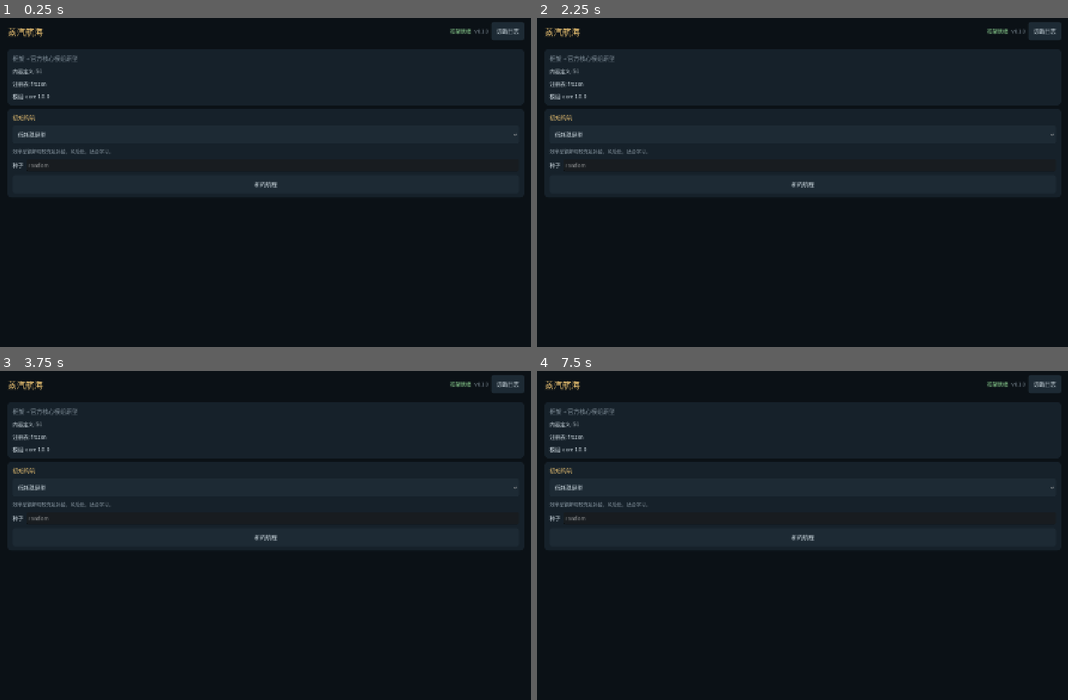
Above: before the commit, frames 1-4 (two rows, left to right).
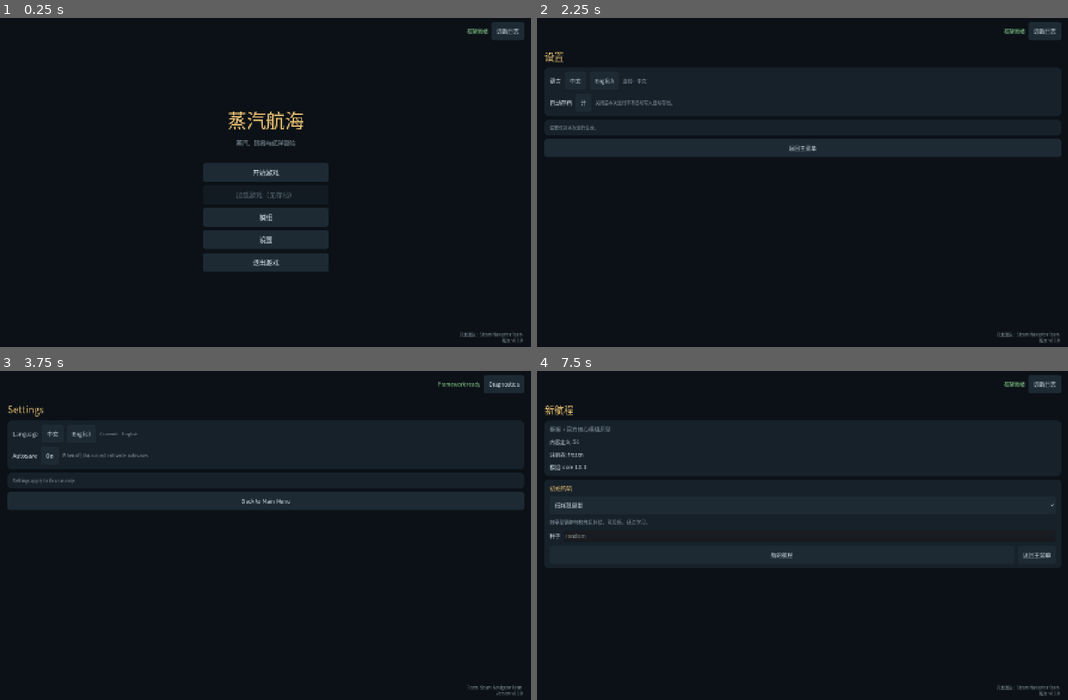
Above: after the commit, the same moments.

Repository: xs-www/SteamNavigator
Game: Godot game, scene res://framework/ui/shell/main.tscn
Same seed, same stepped clock (60 frames per second), same inputs: the game is played once before the commit and once after it.
Inputs (mouse positions are in pixels of both pictures, inside the frame that each line leads up to):
- Up to frame 1 (0.25 s): no input
- Up to frame 2 (2.25 s): click (802, 215) at 0.5 s, where only the run after the commit has a clickable "模组"; click (563, 149) at 1.25 s, where only the run after the commit has a clickable "返回主菜单"; click (802, 238) at 2 s, where only the run after the commit has a clickable "设置"
- Up to frame 3 (3.75 s): click (37, 433) at 2.75 s, where only the run after the commit has a clickable "中文"; click (69, 433) at 3.5 s, where only the run after the commit has a clickable "English"
- Up to frame 4 (7.5 s): click (590, 433) at 4.25 s, where only the run after the commit has a clickable "中文"; click (584, 456) at 5 s, where only the run after the commit has a clickable "开"; click (584, 456) at 5.75 s, where only the run after the commit has a clickable "关"; click (802, 499) at 6.5 s, where only the run after the commit has a clickable "返回主菜单"; click (802, 525) at 7.25 s, where only the run after the commit has a clickable "开始游戏"

The runs differ from the first frame. In frame 1, 15% of the frame differs, in the area x 1-99%, y 3-99%; in frame 2, 8.2%; in frame 3, 8.2%; in frame 4, 6.2%.

Commit message:
feat(ui): add main menu with mods, settings and footer credits
Adds a start menu with Start Game, Load Game, Mods, Settings and Quit, plus fixed bottom-right team/version credits. New-game setup moves behind Start Game, the mods page lists loaded mods, and settings switch locale/autosave for the run. Also scans res://dist/mods for local packs and lets loose mods shadow same-id zips.

Diff:
--- a/framework/bootstrap/bootstrap.gd
+++ b/framework/bootstrap/bootstrap.gd
@@ -48,7 +48,7 @@
 func _default_scan_roots() -> PackedStringArray:
 	var configured: Variant = ProjectSettings.get_setting(
 		"framework/mods/scan_roots",
-		PackedStringArray(["res://dev_mods", "user://mods_dev", "user://mods"])
+		PackedStringArray(["res://dev_mods", "res://dist/mods", "user://mods_dev", "user://mods"])
 	)
 	var roots := PackedStringArray()
 	if configured is PackedStringArray:
--- a/framework/localization/en.json
+++ b/framework/localization/en.json
@@ -180,5 +180,32 @@
   "good.core.water.description": "Boiler and crew water; prices follow port stock.",
   "ui.label.port_stock": "Port stock",
   "ui.error.supply_only": "Buy supplies at the supply dock",
-  "ui.label.supply": "Supply"
+  "ui.label.supply": "Supply",
+  "ui.menu.start": "Start Game",
+  "ui.menu.load": "Load Game",
+  "ui.menu.load_empty": "Load Game (no save)",
+  "ui.menu.mods": "Mods",
+  "ui.menu.settings": "Settings",
+  "ui.menu.quit": "Quit",
+  "ui.menu.back": "Back to Main Menu",
+  "ui.menu.new_game": "New Voyage",
+  "ui.menu.mods_title": "Loaded Mods",
+  "ui.menu.mods_note": "Enabling/disabling and load-order management are not implemented yet; this lists the mods loaded at startup.",
+  "ui.menu.settings_title": "Settings",
+  "ui.menu.language": "Language",
+  "ui.menu.autosave": "Autosave",
+  "ui.menu.autosave_on": "On",
+  "ui.menu.autosave_off": "Off",
+  "ui.menu.autosave_note": "When off, this run will not write autosaves.",
+  "ui.menu.settings_note": "Settings apply to this run only.",
+  "ui.menu.team": "Team: Steam Navigator Team",
+  "ui.menu.version": "Version",
+  "ui.menu.rescan": "Rescan",
+  "ui.menu.source": "Source",
+  "ui.menu.dependencies": "Dependencies",
+  "ui.menu.required": "Required",
+  "ui.menu.yes": "Yes",
+  "ui.menu.no": "No",
+  "ui.menu.current": "Current",
+  "ui.menu.subtitle": "Steam, trade and distant waters"
 }
--- a/framework/localization/zh_CN.json
+++ b/framework/localization/zh_CN.json
@@ -180,5 +180,32 @@
   "good.core.water.description": "锅炉与船员用水，价格随港口库存变化。",
   "ui.label.port_stock": "港口库存",
   "ui.error.supply_only": "补给品请在补给码头购买",
-  "ui.label.supply": "补给"
+  "ui.label.supply": "补给",
+  "ui.menu.start": "开始游戏",
+  "ui.menu.load": "加载游戏",
+  "ui.menu.load_empty": "加载游戏（无存档）",
+  "ui.menu.mods": "模组",
+  "ui.menu.settings": "设置",
+  "ui.menu.quit": "退出游戏",
+  "ui.menu.back": "返回主菜单",
+  "ui.menu.new_game": "新航程",
+  "ui.menu.mods_title": "已加载模组",
+  "ui.menu.mods_note": "模组启用/禁用和加载顺序管理尚未实现；这里显示本次启动实际加载的模组。",
+  "ui.menu.settings_title": "设置",
+  "ui.menu.language": "语言",
+  "ui.menu.autosave": "自动存档",
+  "ui.menu.autosave_on": "开",
+  "ui.menu.autosave_off": "关",
+  "ui.menu.autosave_note": "关闭后本次运行不再自动写入自动存档。",
+  "ui.menu.settings_note": "设置仅对本次运行生效。",
+  "ui.menu.team": "开发团队：Steam Navigator Team",
+  "ui.menu.version": "版本",
+  "ui.menu.rescan": "重新扫描",
+  "ui.menu.source": "源",
+  "ui.menu.dependencies": "依赖",
+  "ui.menu.required": "必需",
+  "ui.menu.yes": "是",
+  "ui.menu.no": "否",
+  "ui.menu.current": "当前",
+  "ui.menu.subtitle": "蒸汽、贸易与远洋冒险"
 }
--- a/framework/modding/mod_scanner.gd
+++ b/framework/modding/mod_scanner.gd
@@ -48,8 +48,28 @@
 				continue
 			packages.append(_load_zip(root.rstrip("/") + "/" + file_name))
 
+	var filtered: Array[ModPackage] = []
+	var loose_ids: Dictionary = {}
+	for package in packages:
+		if package.source != null and not package.source.is_pack() and not package.id.is_empty() and package.errors.is_empty():
+			loose_ids[package.id] = true
+	for package in packages:
+		if package.source != null and package.source.is_pack() and loose_ids.has(package.id):
+			# The core zip under dist/mods is a build artifact; in a dev
+			# checkout the loose core is authoritative. Other duplicate ids
+			# still produce a visible warning.
+			if package.id != DependencyResolver.CORE_ID:
+				warnings.append({
+					"code": "loose_mod_shadows_pack",
+					"message": "loose mod '%s' shadows packed copy %s" % [package.id, package.source.get_display_name()],
+					"mod_id": package.id,
+					"path": package.source.get_display_name(),
+				})
+			continue
+		filtered.append(package)
+
 	return {
-		"packages": packages,
+		"packages": filtered,
 		"errors": errors,
 		"warnings": warnings,
 		"scanned_roots": scanned_roots,
--- a/framework/ui/shell/main.gd
+++ b/framework/ui/shell/main.gd
@@ -14,6 +14,8 @@
 const COLOR_TEAL := Color("7fc8e8")
 const COLOR_RED := Color("e8837f")
 const COLOR_GREEN := Color("8fd694")
+const DEV_TEAM := "Steam Navigator Team"
+const GAME_VERSION_FALLBACK := "0.1.0"
 
 const SCREENS := ["overview", "market", "contracts", "shipyard", "supply", "intel", "voyage"]
 const MODULE_TYPE_ORDER := [
@@ -38,6 +40,7 @@
 var _last_port_view: Dictionary = {}
 
 var _active_screen: String = "overview"
+var _menu_screen: String = "main"
 var _memory_port_id: String = ""
 var _selected_build: String = ""
 var _selected_destination: String = ""
@@ -45,6 +48,8 @@
 var _seed_text: String = ""
 var _status_message: String = ""
 var _status_is_error: bool = false
+var _footer_team: Label = null
+var _footer_version: Label = null
 
 
 func _ready() -> void:
@@ -110,8 +115,10 @@
 	margin.add_theme_constant_override("margin_left", 20)
 	margin.add_theme_constant_override("margin_right", 20)
 	margin.add_theme_constant_override("margin_top", 14)
-	margin.add_theme_constant_override("margin_bottom", 14)
+	margin.add_theme_constant_override("margin_bottom", 56)
 	add_child(margin)
+
+	_build_footer()
 
 	var scroll := ScrollContainer.new()
 	scroll.size_flags_horizontal = Control.SIZE_EXPAND_FILL
@@ -123,6 +130,40 @@
 	_root_box.size_flags_horizontal = Control.SIZE_EXPAND_FILL
 	_root_box.size_flags_vertical = Control.SIZE_EXPAND_FILL
 	scroll.add_child(_root_box)
+
+
+func _build_footer() -> void:
+	var footer := VBoxContainer.new()
+	footer.set_anchors_preset(Control.PRESET_BOTTOM_RIGHT)
+	footer.offset_left = -420
+	footer.offset_top = -46
+	footer.offset_right = -24
+	footer.offset_bottom = -14
+	footer.alignment = BoxContainer.ALIGNMENT_END
+	footer.add_theme_constant_override("separation", 0)
+	footer.mouse_filter = Control.MOUSE_FILTER_IGNORE
+	add_child(footer)
+	_footer_team = _label("开发团队：%s" % DEV_TEAM, 11, COLOR_MUTED)
+	_footer_team.horizontal_alignment = HORIZONTAL_ALIGNMENT_RIGHT
+	_footer_team.size_flags_horizontal = Control.SIZE_EXPAND_FILL
+	_footer_team.mouse_filter = Control.MOUSE_FILTER_IGNORE
+	footer.add_child(_footer_team)
+	_footer_version = _label("版本 v%s" % _game_version(), 11, COLOR_MUTED)
+	_footer_version.horizontal_alignment = HORIZONTAL_ALIGNMENT_RIGHT
+	_footer_version.size_flags_horizontal = Control.SIZE_EXPAND_FILL
+	_footer_version.mouse_filter = Control.MOUSE_FILTER_IGNORE
+	footer.add_child(_footer_version)
+
+
+func _game_version() -> String:
+	return String(ProjectSettings.get_setting("application/config/version", GAME_VERSION_FALLBACK))
+
+
+func _refresh_footer() -> void:
+	if _footer_team != null:
+		_footer_team.text = _tr("ui.menu.team", "开发团队：%s" % DEV_TEAM)
+	if _footer_version != null:
+		_footer_version.text = "%s v%s" % [_tr("ui.menu.version", "版本"), _game_version()]
 
 
 func _refresh() -> void:
@@ -139,6 +180,7 @@
 		_root_box.add_child(_label(_error_text(app_view), 18, COLOR_RED))
 		return
 	var app: Dictionary = app_view["data"]
+	_refresh_footer()
 	_build_header(app)
 	if not bool(app.get("has_run", false)):
 		_build_menu(app)
@@ -192,13 +234,20 @@
 	var header := HBoxContainer.new()
 	header.size_flags_horizontal = Control.SIZE_EXPAND_FILL
 	_root_box.add_child(header)
-	var title := _label(_tr("ui.app.title", "Steam Navigator"), 24, COLOR_BRASS)
-	title.size_flags_horizontal = Control.SIZE_EXPAND_FILL
-	header.add_child(title)
+	var has_run := bool(app.get("has_run", false))
+	if has_run:
+		var title := _label(_tr("ui.app.title", "Steam Navigator"), 24, COLOR_BRASS)
+		title.size_flags_horizontal = Control.SIZE_EXPAND_FILL
+		header.add_child(title)
+	else:
+		var spacer := Control.new()
+		spacer.size_flags_horizontal = Control.SIZE_EXPAND_FILL
+		header.add_child(spacer)
 	header.add_child(_label(_tr(String(app.get("status_key", "ui.status.ok")), ""), 14, _status_color(app)))
-	header.add_child(_label("v%s" % app.get("framework_version", "?"), 13, COLOR_MUTED))
+	if has_run:
+		header.add_child(_label("v%s" % app.get("framework_version", "?"), 13, COLOR_MUTED))
 	header.add_child(_button(_tr("ui.button.log", "Diagnostics"), _show_diagnostics))
-	if bool(app.get("has_run", false)):
+	if has_run:
 		header.add_child(_button(_tr("ui.button.refresh", "Refresh"), _refresh))
 	_root_box.add_child(HSeparator.new())
 
@@ -278,8 +327,66 @@
 		_root_box.add_child(_button(_tr("ui.button.retry", "Retry"), _retry_bootstrap))
 		return
 
+	match _menu_screen:
+		"new_game":
+			_screen_new_game(app)
+		"mods":
+			_screen_mods(app)
+		"settings":
+			_screen_settings(app)
+		_:
+			_screen_main_menu(app)
+
+
+func _menu_button(text: String, callback: Callable, disabled: bool = false) -> Button:
+	var button := _button(text, callback)
+	button.custom_minimum_size = Vector2(340, 48)
+	button.size_flags_horizontal = Control.SIZE_SHRINK_CENTER
+	button.add_theme_font_size_override("font_size", 18)
+	button.disabled = disabled
+	return button
+
+
+func _screen_main_menu(_app: Dictionary) -> void:
+	var center := CenterContainer.new()
+	center.size_flags_vertical = Control.SIZE_EXPAND_FILL
+	center.custom_minimum_size = Vector2(0, 610)
+	_root_box.add_child(center)
+	var column := VBoxContainer.new()
+	column.alignment = BoxContainer.ALIGNMENT_CENTER
+	column.add_theme_constant_override("separation", 10)
+	center.add_child(column)
+
+	var title := _label(_tr("ui.app.title", "Steam Navigator"), 52, COLOR_BRASS)
+	title.horizontal_alignment = HORIZONTAL_ALIGNMENT_CENTER
+	column.add_child(title)
+	var subtitle := _label(_tr("ui.menu.subtitle", ""), 16, COLOR_MUTED)
+	subtitle.horizontal_alignment = HORIZONTAL_ALIGNMENT_CENTER
+	column.add_child(subtitle)
+	var spacer := Control.new()
+	spacer.custom_minimum_size = Vector2(0, 22)
+	column.add_child(spacer)
+
+	var has_save := bool(_app.get("autosave_available", false))
+	column.add_child(_menu_button(_tr("ui.menu.start", "开始游戏"), _on_menu.bind("new_game")))
+	column.add_child(_menu_button(
+		_tr("ui.menu.load", "加载游戏") if has_save else _tr("ui.menu.load_empty", "加载游戏（无存档）"),
+		_on_continue,
+		not has_save
+	))
+	column.add_child(_menu_button(_tr("ui.menu.mods", "模组"), _on_menu.bind("mods")))
+	column.add_child(_menu_button(_tr("ui.menu.settings", "设置"), _on_menu.bind("settings")))
+	column.add_child(_menu_button(_tr("ui.menu.quit", "退出游戏"), _on_quit))
+
+	_build_status_banner()
+
+
+func _screen_new_game(app: Dictionary) -> void:
+	var title := _label(_tr("ui.menu.new_game", "新航程"), 26, COLOR_BRASS)
+	_root_box.add_child(title)
+
 	var intro := _panel()
-	_panel_add(intro, _label(_tr("ui.app.subtitle", ""), 16, COLOR_MUTED))
+	_panel_add(intro, _label(_tr("ui.app.subtitle", ""), 15, COLOR_MUTED))
 	_panel_add(intro, _label("%s: %d" % [_tr("ui.label.content", "Content"), int(app.get("content_total", 0))], 14, COLOR_TEXT))
 	_panel_add(intro, _label("%s: %s" % [_tr("ui.label.registry", "Registry"), "frozen" if bool(app.get("registry_frozen", false)) else "open"], 14, COLOR_TEXT))
 	var mod_names := PackedStringArray()
@@ -320,20 +427,82 @@
 	_panel_add(form, seed_row)
 
 	var buttons := HBoxContainer.new()
-	var new_run := _button(_tr("ui.button.new_run", "Start a new run"), _on_new_run)
+	var new_run := _button(_tr("ui.button.new_run", "开始航行"), _on_new_run)
 	new_run.size_flags_horizontal = Control.SIZE_EXPAND_FILL
 	buttons.add_child(new_run)
-	if bool(app.get("autosave_available", false)):
-		buttons.add_child(_button(_tr("ui.button.continue", "Continue"), _on_continue))
+	buttons.add_child(_button(_tr("ui.menu.back", "返回主菜单"), _on_menu_back))
 	_panel_add(form, buttons)
 	_root_box.add_child(form)
 
-	if not report.get("warnings", []).is_empty():
+	if not app.get("report", {}).get("warnings", []).is_empty():
 		var warning_panel := _panel()
 		_panel_add(warning_panel, _label(_tr("ui.label.warnings", "Warnings"), 15, COLOR_BRASS))
-		for warning in report.get("warnings", []).slice(0, 5):
+		for warning in app.get("report", {}).get("warnings", []).slice(0, 5):
 			_panel_add(warning_panel, _label("• %s" % warning.get("message", ""), 13, COLOR_MUTED))
 		_root_box.add_child(warning_panel)
+	_build_status_banner()
+
+
+func _screen_mods(app: Dictionary) -> void:
+	_root_box.add_child(_label(_tr("ui.menu.mods_title", "已加载模组"), 26, COLOR_BRASS))
+	var note := _panel()
+	_panel_add(note, _label(_tr("ui.menu.mods_note", "模组启用/禁用和加载顺序管理尚未实现；这里显示本次启动实际加载的模组。"), 13, COLOR_MUTED))
+	_root_box.add_child(note)
+
+	for mod in app.get("mods", []):
+		var panel := _panel()
+		var header := HBoxContainer.new()
+		var name_label := _label("%s  ·  %s" % [String(mod.get("name", mod.get("id", ""))), String(mod.get("id", ""))], 17, COLOR_BRASS)
+		name_label.size_flags_horizontal = Control.SIZE_EXPAND_FILL
+		header.add_child(name_label)
+		header.add_child(_label("v%s" % String(mod.get("version", "?")), 13, COLOR_MUTED))
+		_panel_add(panel, header)
+		var source := String(mod.get("source", ""))
+		if not source.is_empty():
+			_panel_add(panel, _label("%s：%s" % [_tr("ui.menu.source", "源"), source], 12, COLOR_MUTED))
+		var dependencies: Array = mod.get("dependencies", [])
+		_panel_add(panel, _label("%s：%s" % [
+			_tr("ui.menu.dependencies", "依赖"),
+			", ".join(dependencies) if not dependencies.is_empty() else "—",
+		], 12, COLOR_MUTED))
+		_panel_add(panel, _label("%s：%s" % [
+			_tr("ui.menu.required", "必需"),
+			_tr("ui.menu.yes", "是") if bool(mod.get("required", false)) else _tr("ui.menu.no", "否"),
+		], 12, COLOR_MUTED))
+		_root_box.add_child(panel)
+
+	var footer_buttons := HBoxContainer.new()
+	footer_buttons.add_child(_button(_tr("ui.menu.back", "返回主菜单"), _on_menu_back))
+	footer_buttons.add_child(_button(_tr("ui.menu.rescan", "重新扫描"), _retry_bootstrap))
+	_root_box.add_child(footer_buttons)
+	_build_status_banner()
+
+
+func _screen_settings(_app: Dictionary) -> void:
+	_root_box.add_child(_label(_tr("ui.menu.settings_title", "设置"), 26, COLOR_BRASS))
+	var panel := _panel()
+	var locale_row := HBoxContainer.new()
+	locale_row.add_child(_label(_tr("ui.menu.language", "语言"), 15, COLOR_TEXT))
+	var locale := _context.localization.active_locale if _context != null else "zh_CN"
+	locale_row.add_child(_button("中文", _on_set_locale.bind("zh_CN")))
+	locale_row.add_child(_button("English", _on_set_locale.bind("en")))
+	var active := _label("%s：%s" % [_tr("ui.menu.current", "当前"), "中文" if locale == "zh_CN" else "English"], 13, COLOR_MUTED)
+	locale_row.add_child(active)
+	_panel_add(panel, locale_row)
+
+	var autosave_row := HBoxContainer.new()
+	autosave_row.add_child(_label(_tr("ui.menu.autosave", "自动存档"), 15, COLOR_TEXT))
+	var enabled := bool(_context.autosave_enabled) if _context != null else true
+	autosave_row.add_child(_button(_tr("ui.menu.autosave_on", "开") if enabled else _tr("ui.menu.autosave_off", "关"), _on_toggle_autosave))
+	autosave_row.add_child(_label(_tr("ui.menu.autosave_note", "关闭后本次运行不再自动写入自动存档。"), 12, COLOR_MUTED))
+	_panel_add(panel, autosave_row)
+	_root_box.add_child(panel)
+
+	var note := _panel()
+	_panel_add(note, _label(_tr("ui.menu.settings_note", "设置仅对本次运行生效。"), 12, COLOR_MUTED))
+	_root_box.add_child(note)
+	_root_box.add_child(_button(_tr("ui.menu.back", "返回主菜单"), _on_menu_back))
+	_build_status_banner()
 
 
 ## ---------------------------------------------------------------------------
@@ -1209,6 +1378,34 @@
 ## ---------------------------------------------------------------------------
 ## Commands and callbacks
 ## ---------------------------------------------------------------------------
+
+func _on_menu(screen: String) -> void:
+	_menu_screen = screen
+	_status_message = ""
+	_refresh()
+
+
+func _on_menu_back() -> void:
+	_menu_screen = "main"
+	_status_message = ""
+	_refresh()
+
+
+func _on_quit() -> void:
+	get_tree().quit()
+
+
+func _on_set_locale(locale: String) -> void:
+	if _context != null:
+		_context.localization.set_locale(locale)
+	_refresh()
+
+
+func _on_toggle_autosave() -> void:
+	if _context != null:
+		_context.autosave_enabled = not _context.autosave_enabled
+	_refresh()
+
 
 func _on_nav(screen: String) -> void:
 	_active_screen = screen
--- a/project.godot
+++ b/project.godot
@@ -33,7 +33,7 @@
 [framework]
 
 mods/allow_loose_mods=true
-mods/scan_roots=PackedStringArray("res://dev_mods", "user://mods_dev", "user://mods")
+mods/scan_roots=PackedStringArray("res://dev_mods", "res://dist/mods", "user://mods_dev", "user://mods")
 mods/mount_packs=true
 mods/autosave=true
 mods/strict_validation=true
Not shown, changed: docs/static/manifest.json
Not shown, changed: README.md
Not shown, changed: docs/static/README.md
Not shown, changed: docs/static/SNModMaker/README.md
Not shown, changed: docs/static/framework/bootstrap/bootstrap.gd.md
Not shown, changed: docs/static/framework/modding/mod_scanner.gd.md
Not shown, changed: docs/static/framework/ui/README.md
Not shown, changed: docs/static/framework/ui/shell/main.gd.md
Not shown, changed: todo.md
Not shown, changed: tools/static_docs_data.mjs
